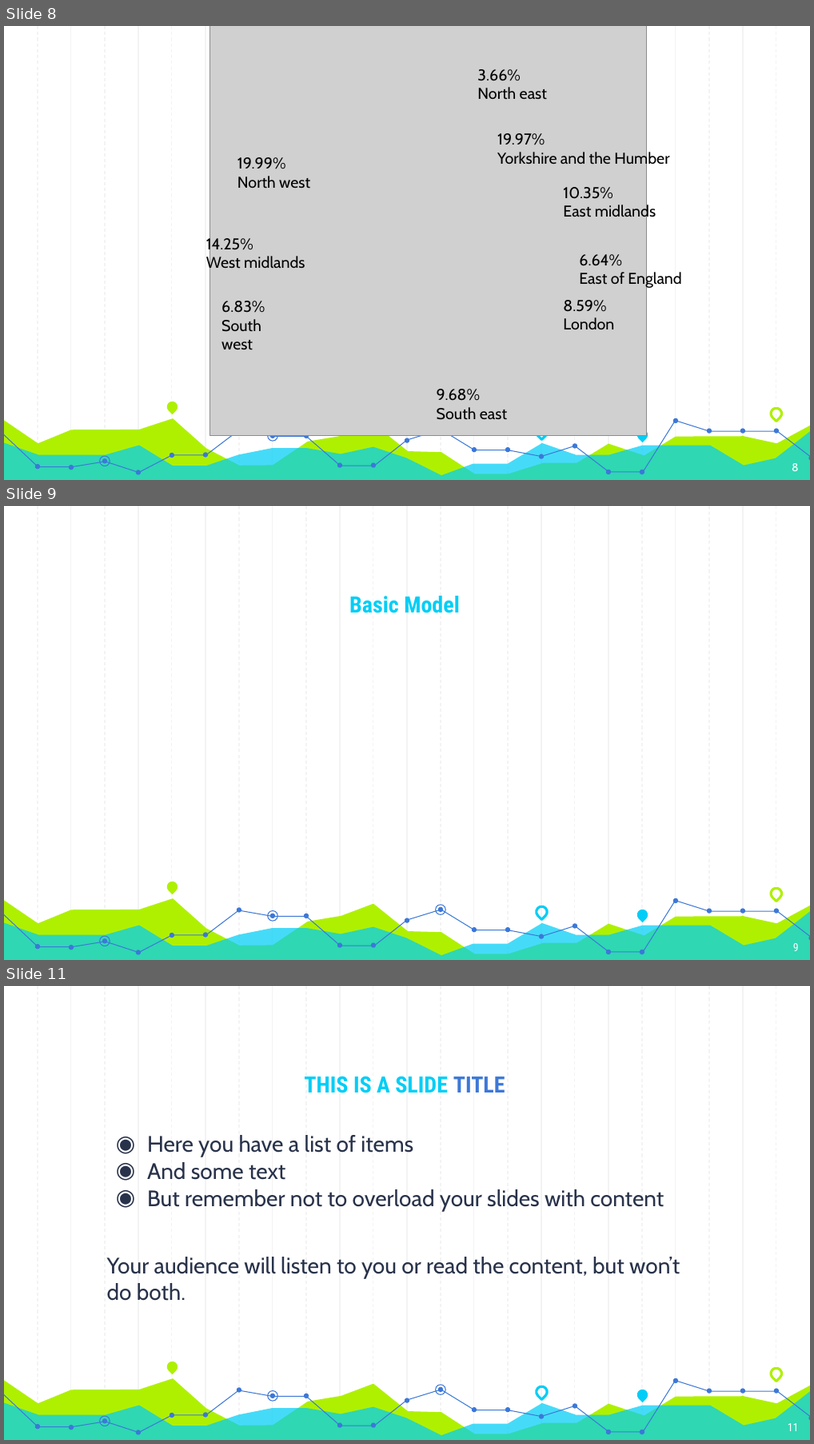
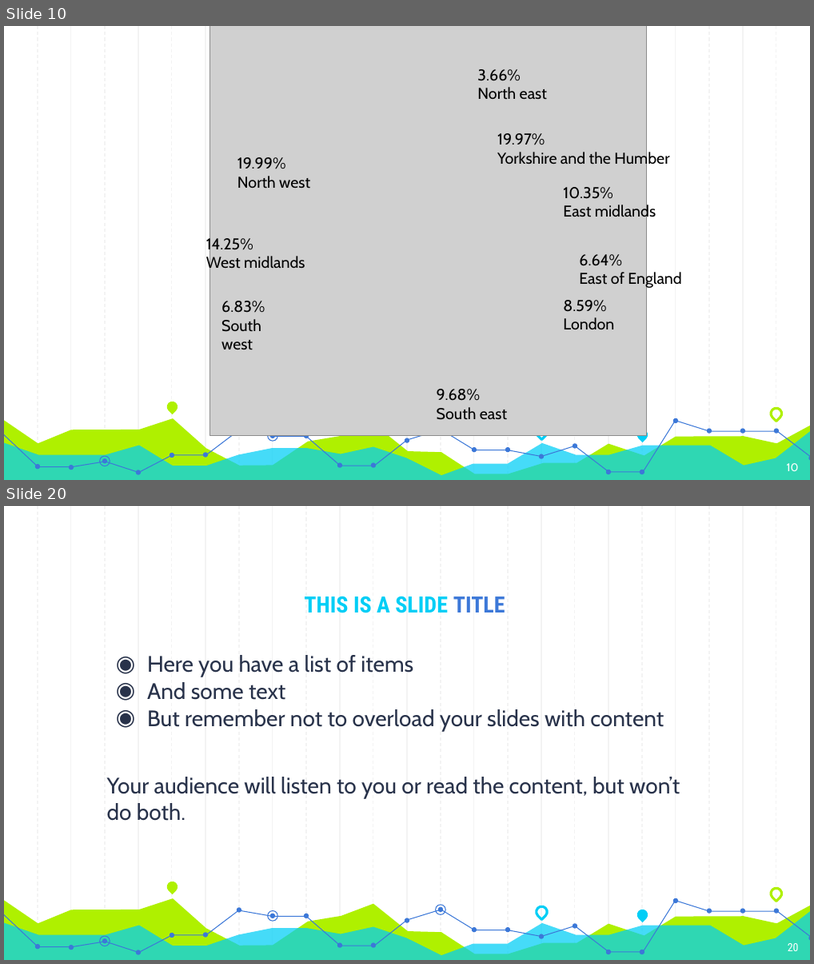
Before and after one commit to Sanchayan-Bhowal/Project-Energy-Economy, a slide deck: Project_ppt.pptx. Shown one above the other, each under a label of ours: slides 8, 9 and 11 before the commit, slides 10 and 20 after it; the slides between them are not shown. The pictures are 814x1444 and 814x964 pixels, drawn with LibreOffice and Linux fonts; fonts in the diff are those of the drawing; grey boxes stand for pictures. Boxes give left, top, right and bottom in pixels: in the first picture for what was removed or moved away, otherwise in the second. Text is boxed around its words. In the diff, an @@ line names an element or a change of style, - is before the commit and + after.

```diff
--- a/Project_ppt.pptx
+++ b/Project_ppt.pptx
@@ slide 9 removed at bbox=[4, 506, 810, 960], background #FFFFFF; not listed: 59 template elements that a slide beside it also shows @@
@@ title removed at bbox=[350, 596, 460, 613] @@
-Basic Model
@@ page number removed at bbox=[794, 943, 799, 951] @@
-9
@@ what was slide 8 is now slide 10 @@
@@ page number at bbox=[787, 463, 799, 471]: text changed @@
-8
+10
@@ what was slide 11 is now slide 20 @@
@@ page number at bbox=[788, 943, 799, 951]: text changed @@
-11
+20
```
Also in this commit, not shown: 7 slides changed, 10 slides added, 1 other file.
